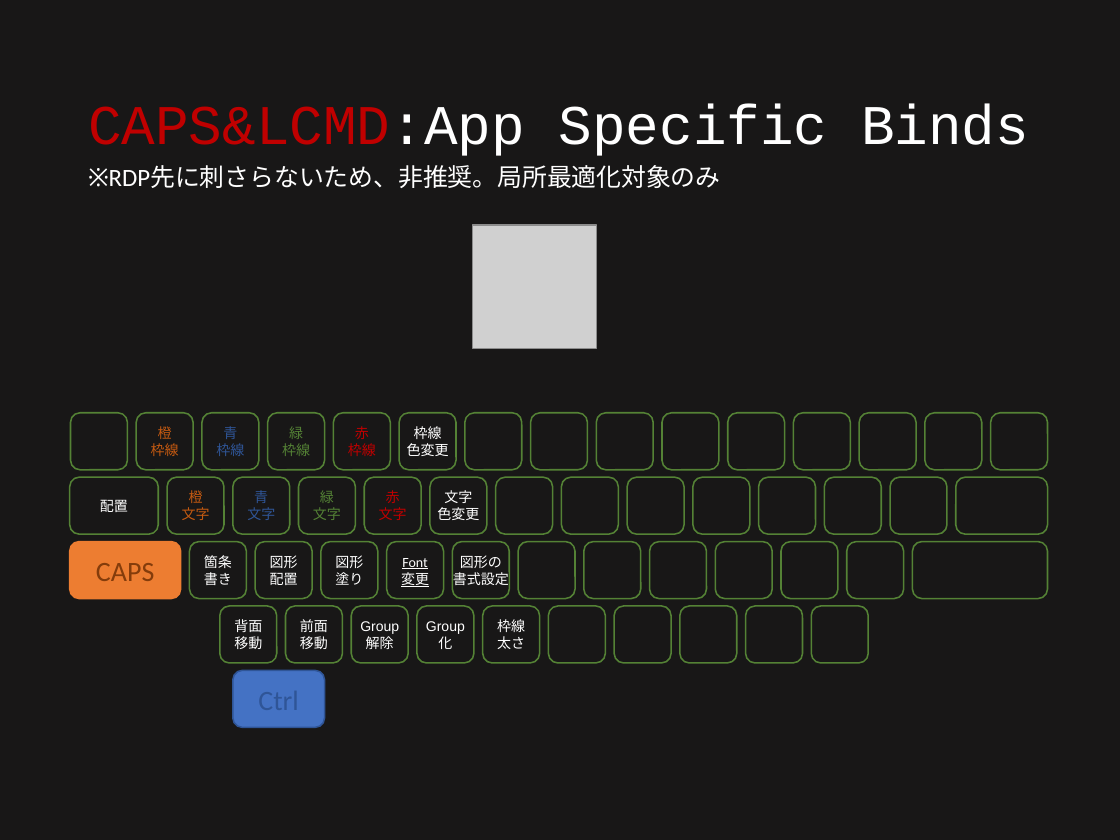
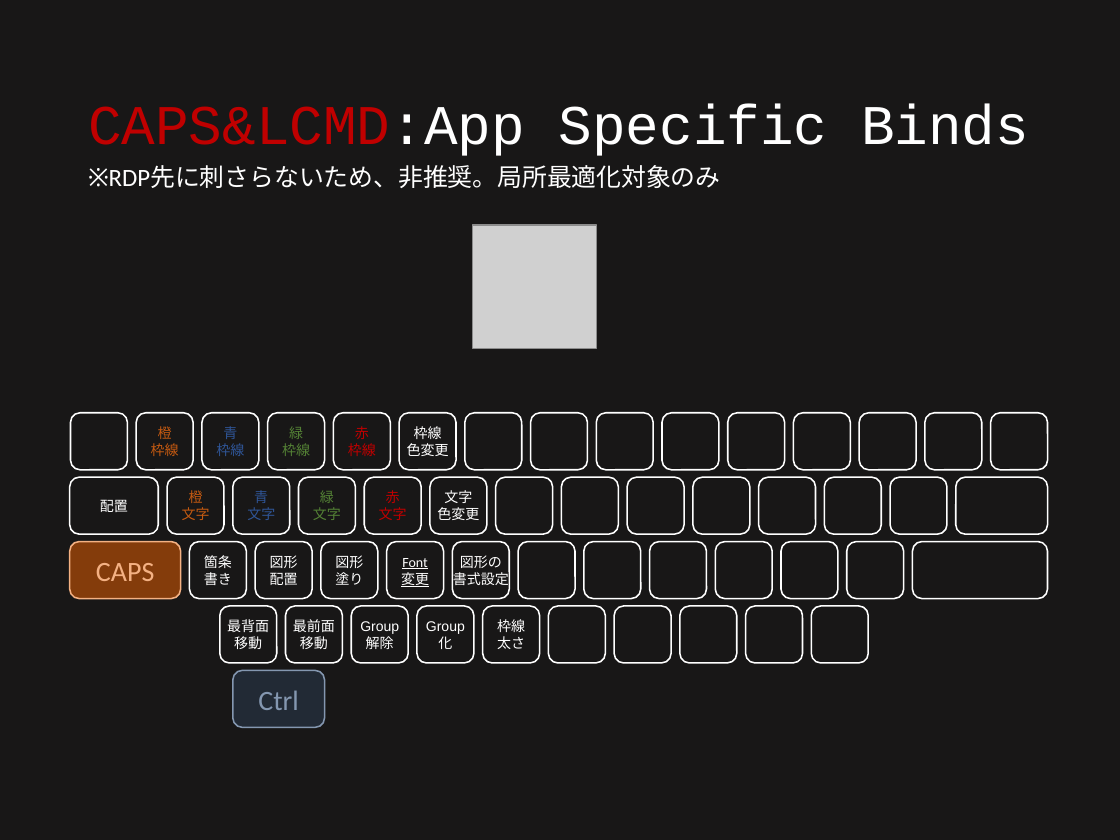
Before and after one commit to ittooo66/myAHK, a slide deck: slide 8 of MANUAL.pptx (slide 9 before the commit). Drawn at 1120x840 pixels with LibreOffice and Linux fonts; fonts in the diff are those of the drawing; grey boxes stand for pictures. Boxes give left, top, right and bottom in pixels: in the first picture for what was removed or moved away, otherwise in the second. Text is boxed around its words. In the diff, an @@ line names an element or a change of style, - is before the commit and + after.

```diff
--- a/MANUAL.pptx
+++ b/MANUAL.pptx
@@ rounded rectangle "CAPS" at box(69, 542, 180, 599): text colour #843C0B to #F4B183; fill #ED7D31 to #843C0B; outline #ED7D31 1 pt to #F4B183 1 pt @@
@@ text in rounded rectangle at box(227, 619, 269, 632): text changed @@
-背面
+最背面
@@ text in rounded rectangle at box(293, 619, 335, 632): text changed @@
-前面
+最前面
@@ outline #548235 1 pt to #FFFFFF 1 pt in 51 elements at box(137, 413, 194, 470), box(202, 413, 259, 470), box(268, 413, 325, 470), box(334, 413, 391, 470), box(399, 413, 456, 470), box(167, 477, 224, 534), box(233, 477, 290, 534), box(299, 477, 356, 534), box(364, 477, 421, 534), box(430, 477, 487, 534), box(69, 477, 158, 534), box(189, 542, 246, 599), box(255, 542, 312, 599), box(321, 542, 379, 599), box(386, 542, 444, 599), box(452, 542, 510, 599), box(352, 606, 409, 663), box(417, 606, 474, 663), box(483, 606, 540, 663), box(220, 606, 277, 663), box(286, 606, 343, 663), box(71, 413, 128, 470), box(465, 413, 522, 470), box(531, 413, 588, 470), box(496, 477, 553, 534), box(561, 477, 618, 534), box(519, 542, 576, 599), box(584, 542, 641, 599), box(549, 606, 606, 663), box(596, 413, 653, 470), box(662, 413, 719, 470), box(728, 413, 785, 470), box(793, 413, 850, 470), box(859, 413, 916, 470), box(925, 413, 982, 470), box(990, 413, 1047, 470), box(627, 477, 684, 534), box(693, 477, 750, 534), box(758, 477, 815, 534), box(824, 477, 881, 534), box(890, 477, 948, 534), box(955, 477, 1047, 534), box(650, 542, 707, 599), box(716, 542, 773, 599), box(781, 542, 838, 599), box(847, 542, 904, 599), box(913, 542, 1048, 599), box(614, 606, 671, 663), box(680, 606, 737, 663), box(746, 606, 803, 663), box(811, 606, 868, 663) @@
@@ rounded rectangle "Ctrl" at box(233, 671, 325, 728): fill #4472C4 to #222A35; outline #2F5597 1 pt to #8497B0 1 pt @@
@@ text in rounded rectangle at box(258, 690, 298, 710): text added @@
+Ctrl
```
Also in this commit, not shown: 9 other slides changed, 1 slide removed, 1 other file.
